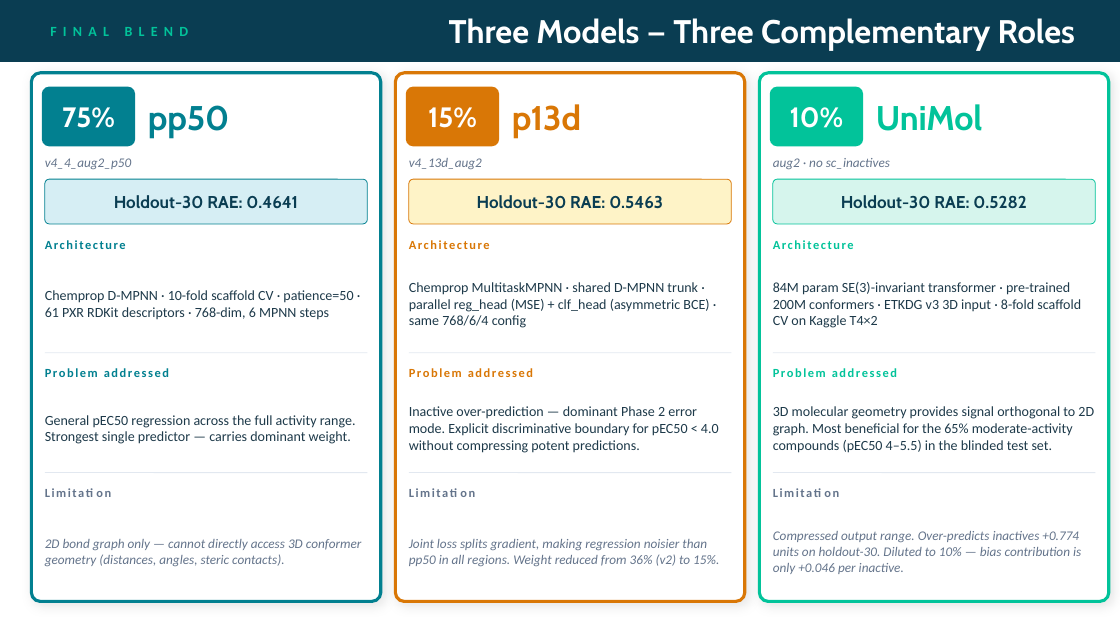
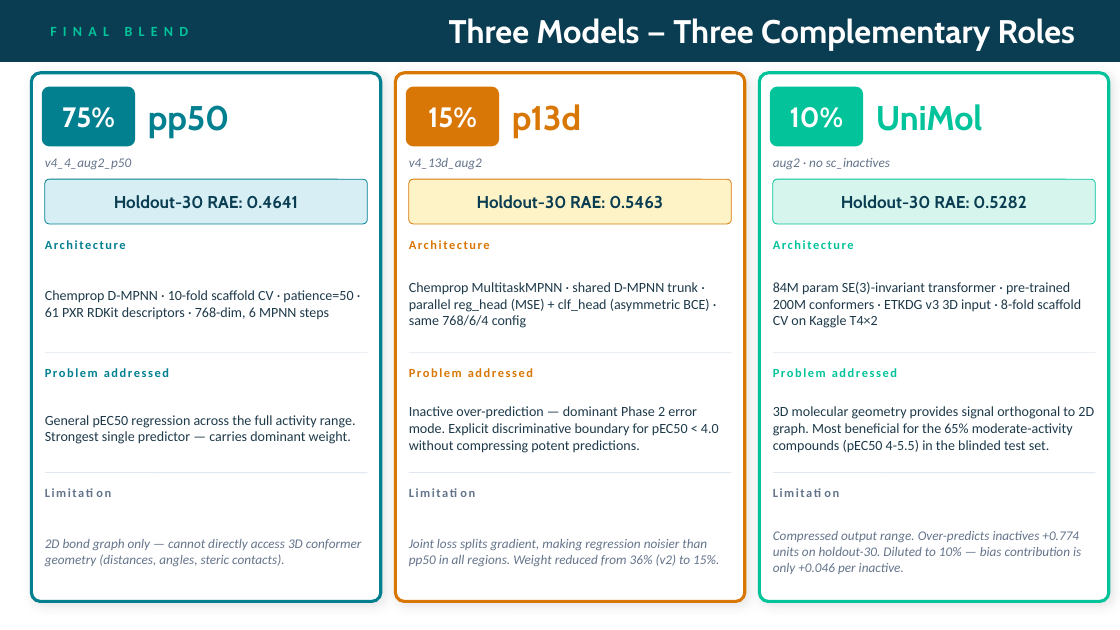
Before and after one commit to gashawmg/openadmet-pxr-pec50-challenge, a slide deck: slide 10 of pxr_challenge_presentation_v4.pptx. Drawn at 1120x630 pixels with LibreOffice and Linux fonts; fonts in the diff are those of the drawing. Boxes give left, top, right and bottom in pixels: in the first picture for what was removed or moved away, otherwise in the second. Text is boxed around its words. In the diff, an @@ line names an element or a change of style, - is before the commit and + after.

```diff
--- a/pxr_challenge_presentation_v4.pptx
+++ b/pxr_challenge_presentation_v4.pptx
@@ text at [773,406,1094,453]: text changed @@
-3D molecular geometry provides signal orthogonal to 2D graph. Most beneficial for the 65% moderate-activity compounds (pEC50 4–5.5) in the blinded test set.
+3D molecular geometry provides signal orthogonal to 2D graph. Most beneficial for the 65% moderate-activity compounds (pEC50 4-5.5) in the blinded test set.
```
Also in this commit, not shown: 6 other slides changed, 2 other files.
